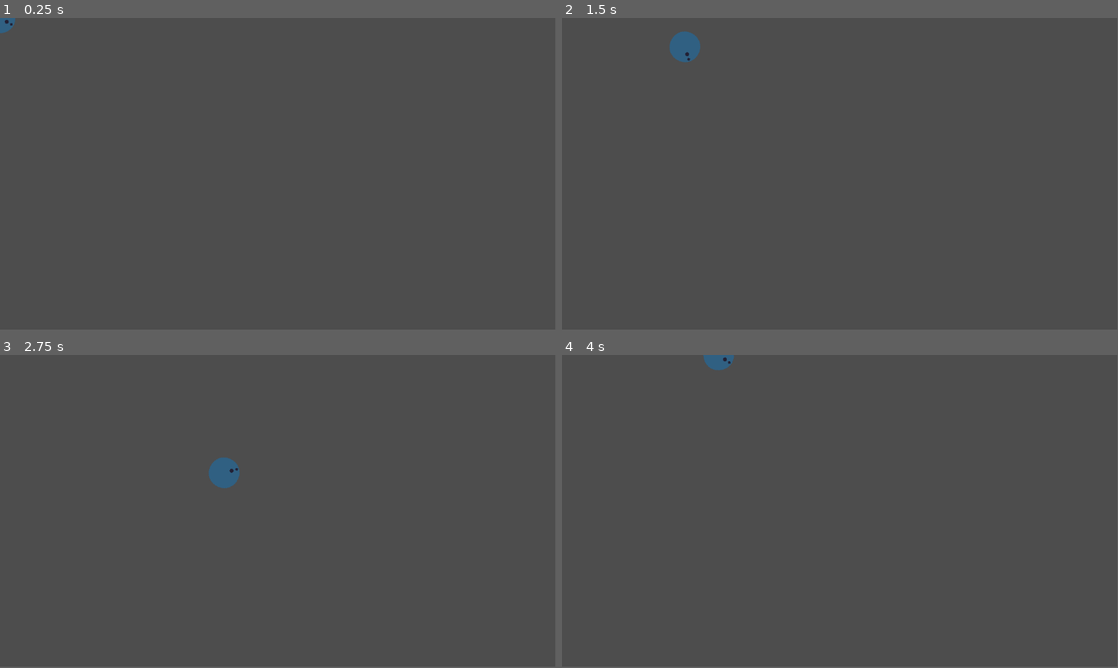
Above: before the commit, frames 1-4 (two rows, left to right).
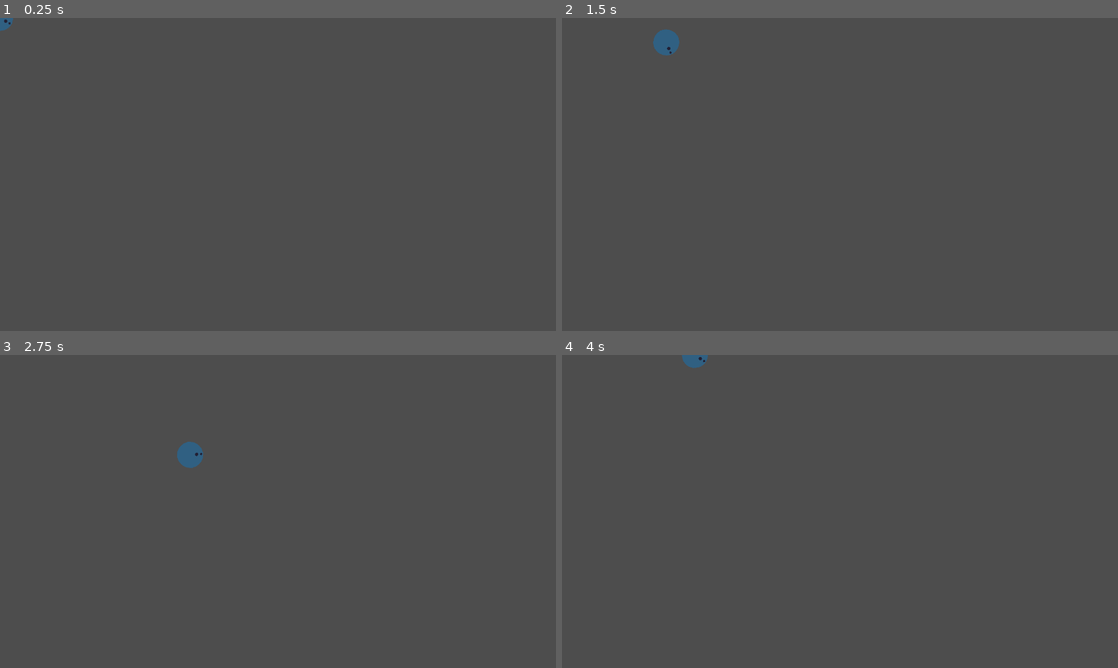
Above: after the commit, the same moments.

Repository: Frost-Legion-Studios/Polygon-Mayhem
Game: Godot game, scene res://world/world.tscn
Two runs of this game, one before a commit and one after it. Both use one fixed random seed, a clock stepped at 60 frames per second and the inputs below.
Inputs (mouse positions are in pixels of both pictures, inside the frame that each line leads up to):
- Up to frame 1 (0.25 s): no input
- Up to frame 2 (1.5 s): tap Enter (ui_accept) at 0.5, 0.77 s; move the mouse to (962, 158) at 0.52 s; hold Right (ui_right) 0.53-1.28 s; move the mouse to (728, 190) at 1.27 s; hold Down (ui_down) from 1.28 s (still down)
- Up to frame 3 (2.75 s): tap Enter (ui_accept) at 1.52 s; move the mouse to (333, 442) at 2.02 s; release Down (ui_down) at 2.03 s; hold Right (ui_right) from 2.03 s (still down)
- Up to frame 4 (4 s): move the mouse to (812, 574) at 2.77 s; release Right (ui_right) at 2.78 s; hold Up (ui_up) 2.78-3.53 s; tap Enter (ui_accept) at 3.02, 3.77 s; move the mouse to (1006, 558) at 3.52 s; hold Left (ui_left) from 3.53 s (still down)
In our replay, the window is 799x449 before the commit and 800x451 after it. These sizes can differ from the game's own. Grey fills any space a smaller window leaves; there, only what the larger window draws over its background counts as a difference.

The runs differ from the first frame. In frame 1, less than 0.1% of the frame differs, in the area x 0-3%, y 0-5%; in frame 2, 0.6%; in frame 3, 0.7%, in the area x 31-44%, y 27-43%; in frame 4, 0.3%.

Commit message:
Resize current viewport

Diff:
--- a/project.godot
+++ b/project.godot
@@ -18,6 +18,11 @@
 [autoload]
 
 Gamedata="*res://autoloads/gamedata.gd"
+
+[display]
+
+window/size/viewport_width=1360
+window/size/viewport_height=768
 
 [dotnet]
 
